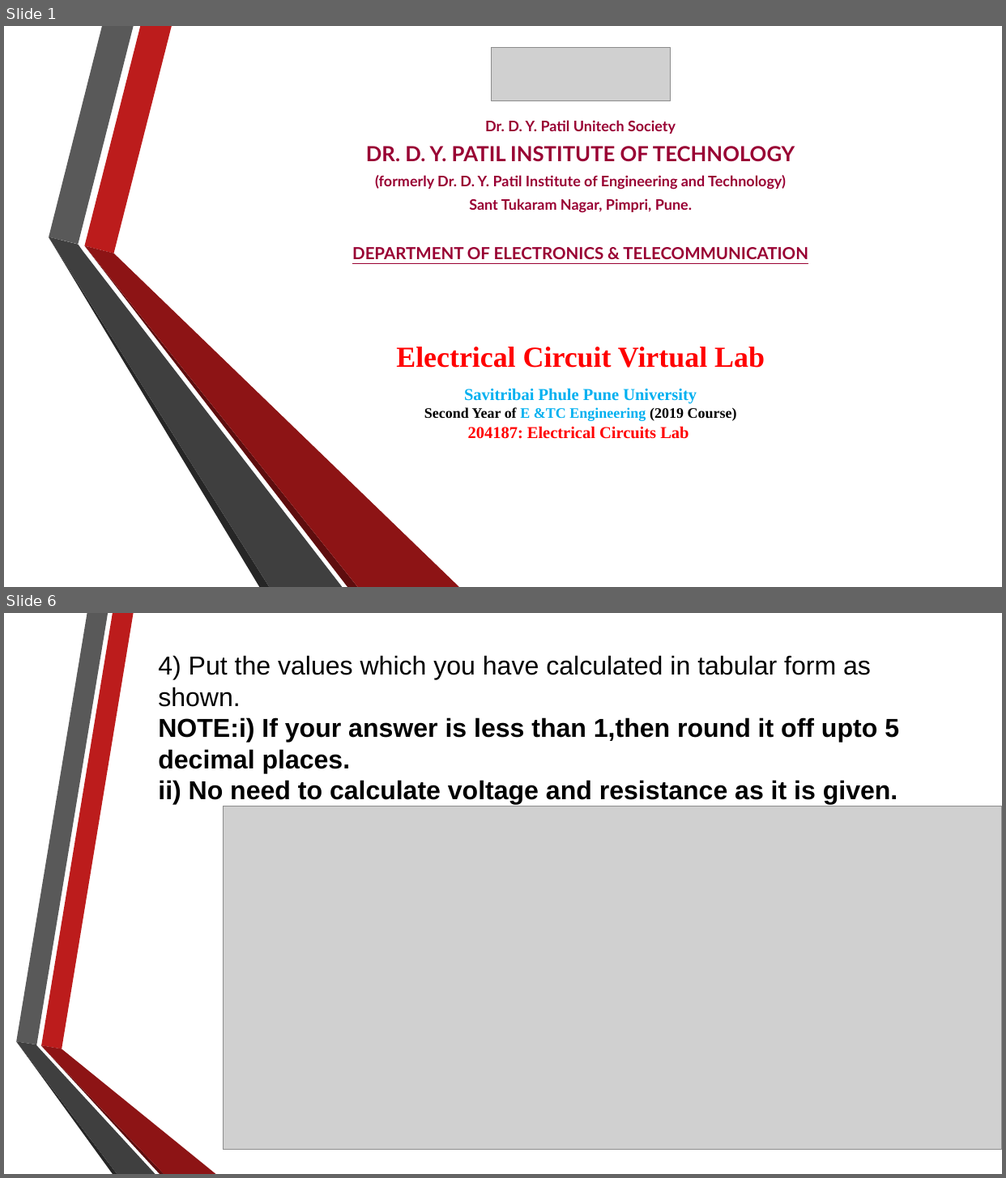
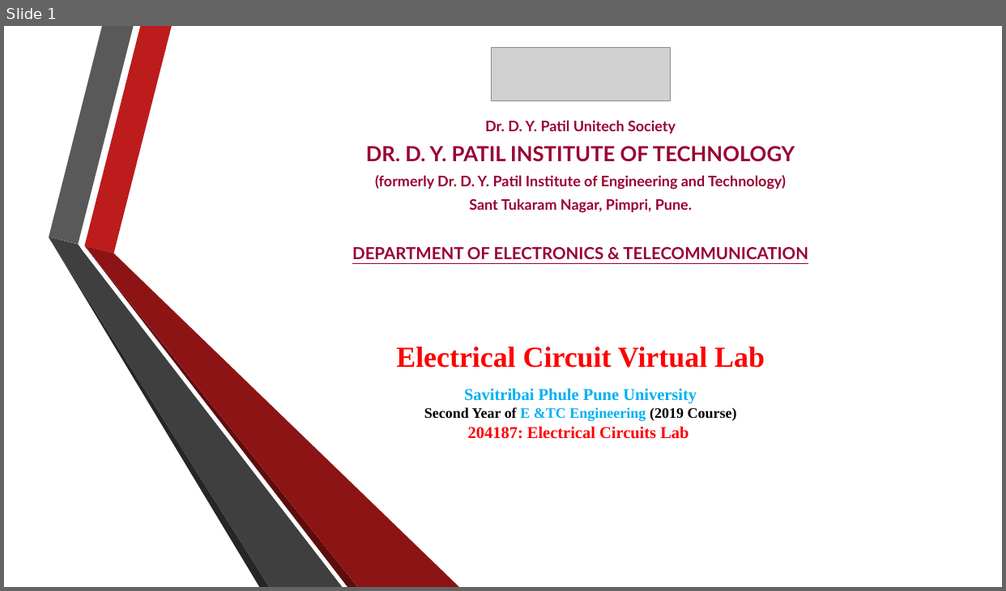
Before and after one commit to RahulAgrwal/Electrical-Virtual-lab, a slide deck: exp3/theoryimage/Procedure.pptx. Shown one above the other, each under a label of ours: slides 1 and 6 before the commit, slide 1 after it; the slides between them are not shown. The pictures are 1006x1178 and 1006x591 pixels, drawn with LibreOffice and Linux fonts; fonts in the diff are those of the drawing; grey boxes stand for pictures; background and template pictures are left out. Boxes give left, top, right and bottom in pixels: in the first picture for what was removed or moved away, otherwise in the second. Text is boxed around its words. In the diff, an @@ line names an element or a change of style, - is before the commit and + after.

```diff
--- a/exp3/theoryimage/Procedure.pptx
+++ b/exp3/theoryimage/Procedure.pptx
@@ slide 6 removed at (x1=4, y1=613, x2=1002, y2=1174), background picture (left out) @@
@@ text removed at (x1=158, y1=655, x2=899, y2=805) @@
-4) Put the values which you have calculated in tabular form as shown.
-NOTE:i) If your answer is less than 1,then round it off upto 5 decimal places.
-ii) No need to calculate voltage and resistance as it is given.
@@ picture removed at (x1=223, y1=806, x2=1002, y2=1150) @@
@@ group removed at (x1=16, y1=613, x2=216, y2=1174): 6 freeform shapes @@
```
Also in this commit, not shown: 1 slide changed, 5 slides added, 6 other slides removed, 18 other files.
